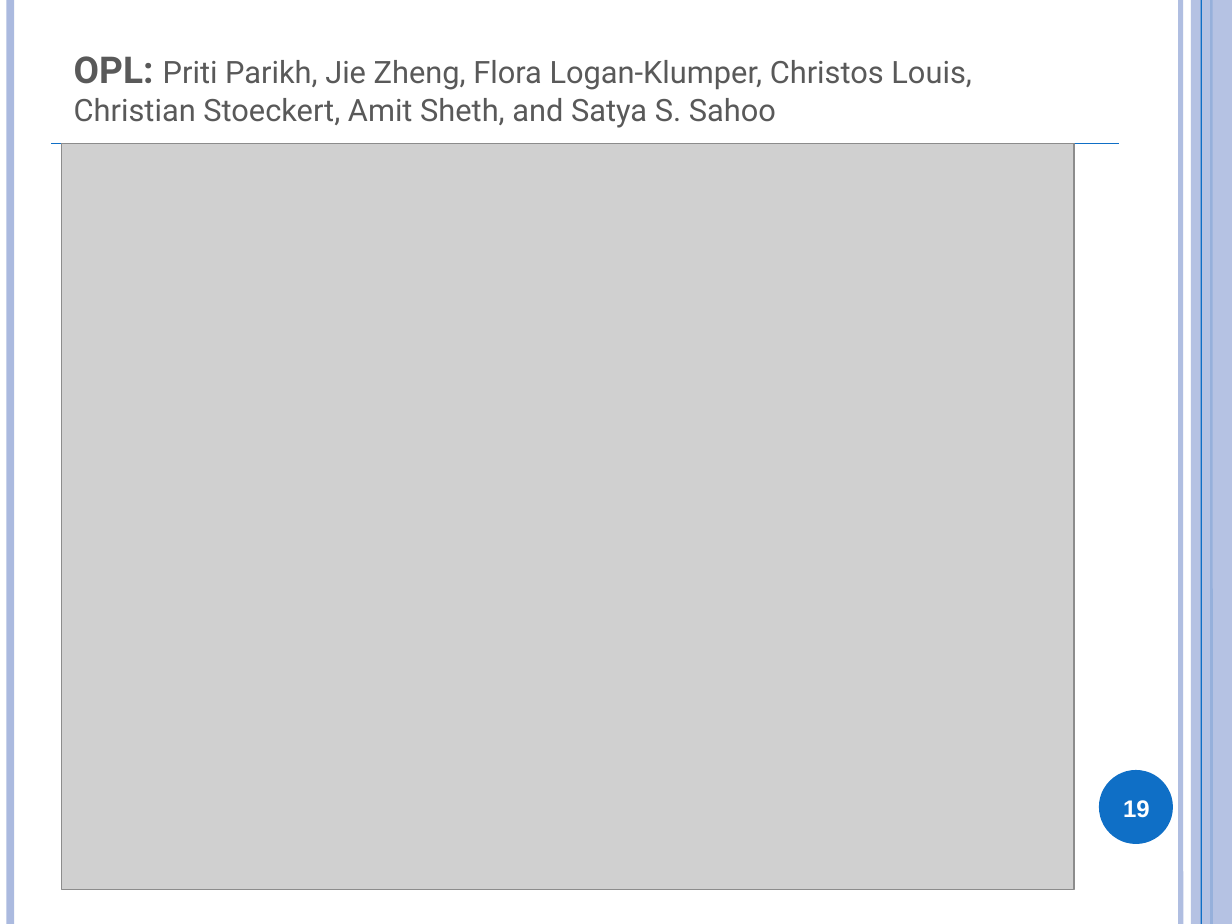
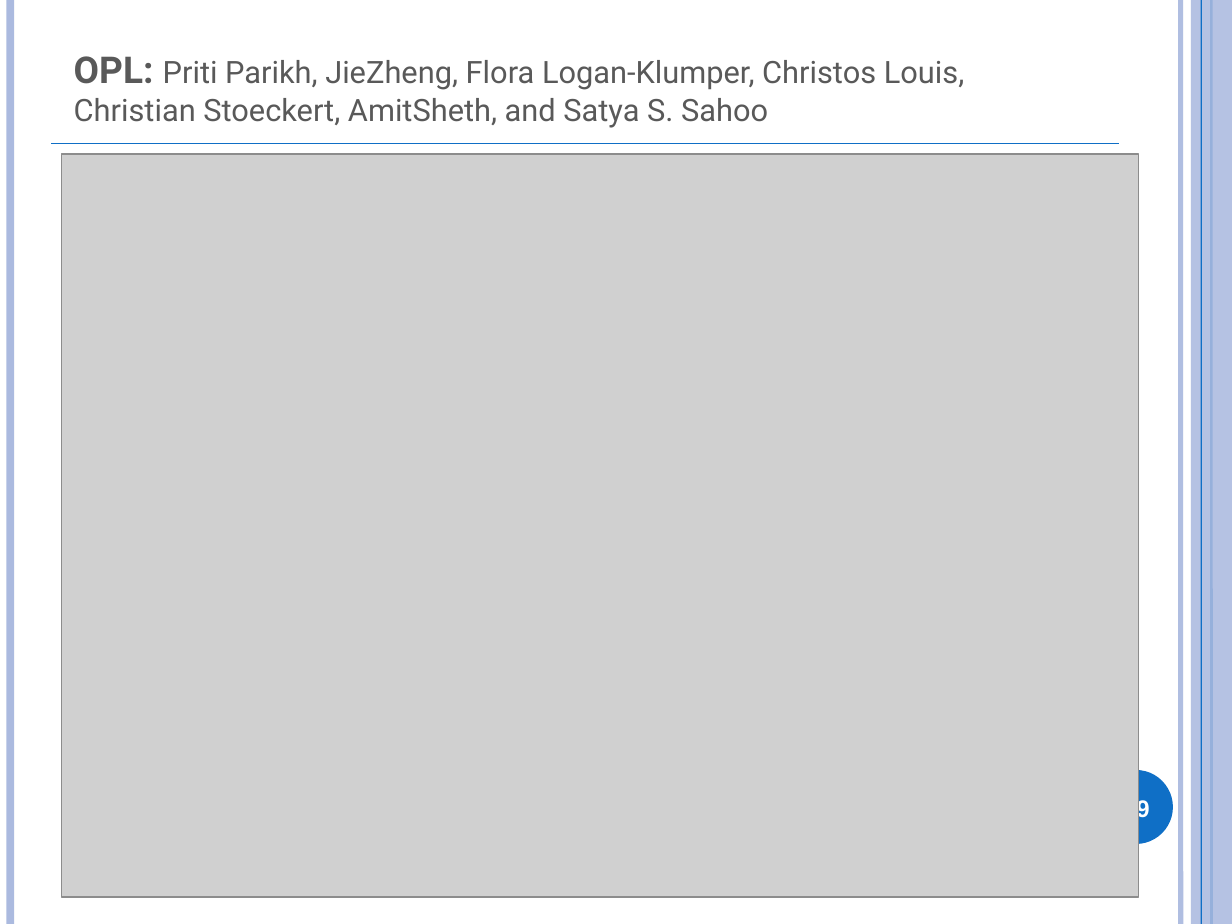
Before and after one commit to obi-ontology/obi-legacy-svn, a slide deck: slide 19 of trunk/docs/presentations/OBI tutorial July 2011 ICBO/EuPathDB.pptx. Drawn at 1232x924 pixels with LibreOffice and Linux fonts; fonts in the diff are those of the drawing; grey boxes stand for pictures. Boxes give left, top, right and bottom in pixels: in the first picture for what was removed or moved away, otherwise in the second. Text is boxed around its words. In the diff, an @@ line names an element or a change of style, - is before the commit and + after.

```diff
--- a/trunk/docs/presentations/OBI tutorial July 2011 ICBO/EuPathDB.pptx
+++ b/trunk/docs/presentations/OBI tutorial July 2011 ICBO/EuPathDB.pptx
@@ title at bbox=[74, 56, 964, 128]: spaces changed @@
-OPL: Priti Parikh, Jie Zheng, Flora Logan-Klumper, Christos Louis, Christian Stoeckert, Amit Sheth, and Satya S. Sahoo
+OPL: Priti Parikh, JieZheng, Flora Logan-Klumper, Christos Louis, Christian Stoeckert, AmitSheth, and Satya S. Sahoo
@@ picture: place and size @@
-picture at bbox=[62, 144, 1074, 890]
+picture at bbox=[62, 154, 1138, 897]
```
Also in this commit, not shown: 5 other slides changed.
